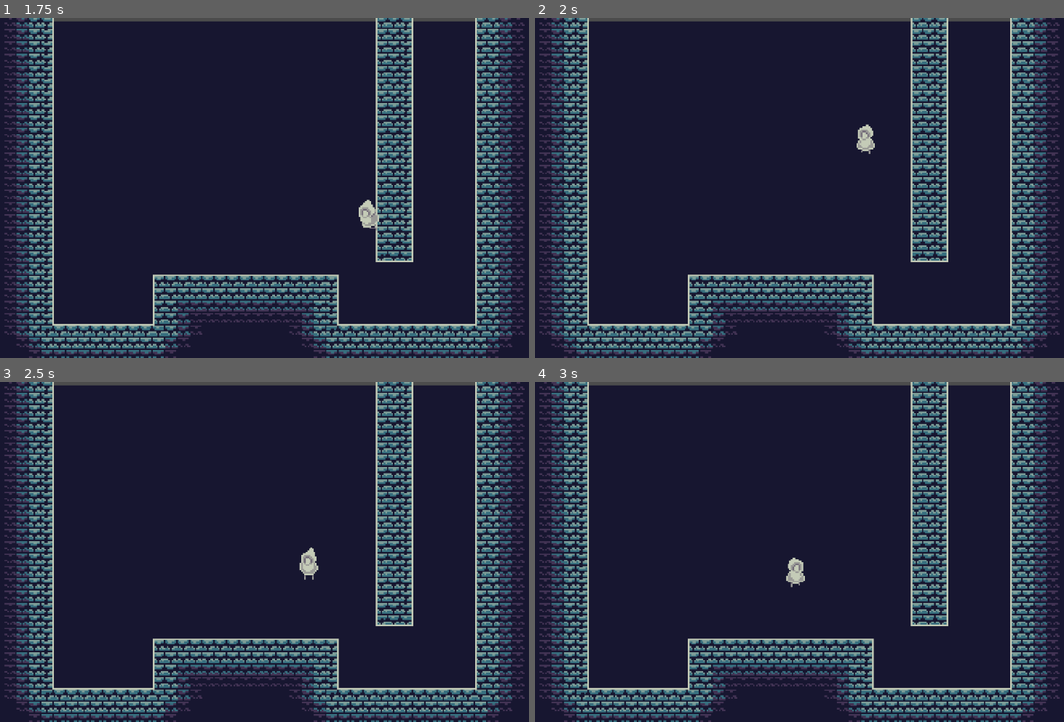
Above: before the commit, frames 1-4 (two rows, left to right).
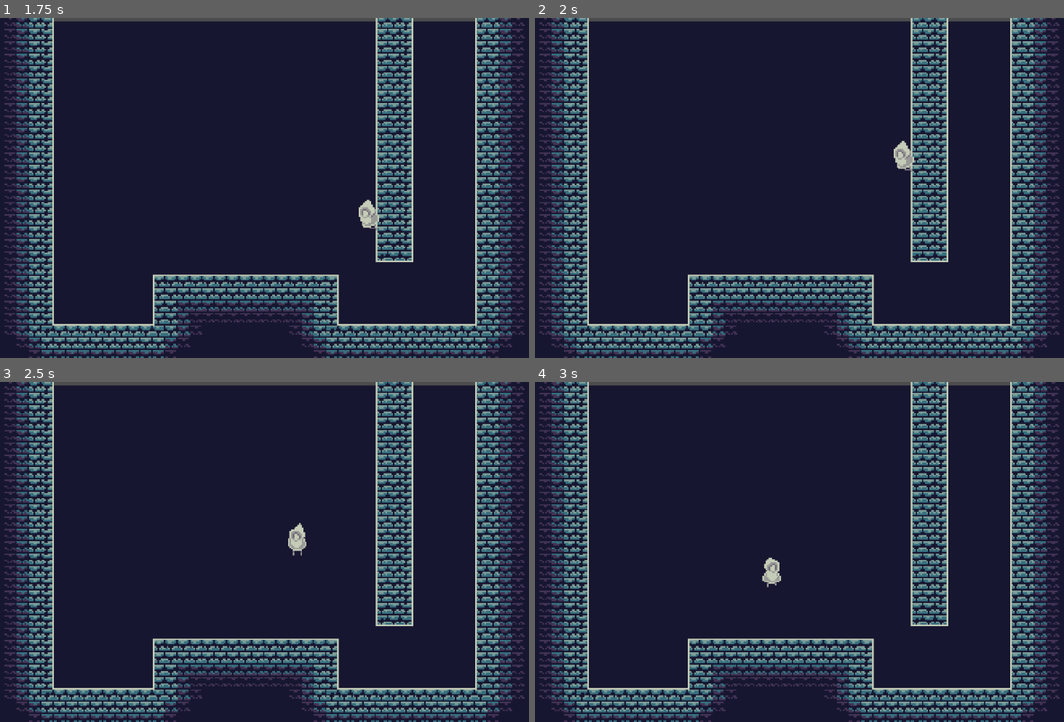
Above: after the commit, the same moments.

Repository: chrisjusto/WizardWoesComleteEdition
Game: Godot game, scene res://GameLevels/TestWorld.tscn
The game is run twice, just before and just after one commit, with the same random seed, the same clock (stepped at 60 frames per second) and the same inputs.
Inputs:
- Up to frame 1 (1.75 s): hold Space (jump) 0.53-1.28 s; hold D (right) from 0.53 s (still down); tap Space (jump) at 1.35, 1.52 s
- Up to frame 2 (2 s): keep holding D (right); tap Space (jump) at 1.82 s
- Up to frame 3 (2.5 s): release D (right) at 2.03 s; hold A (left) from 2.03 s (still down); hold Space (jump) from 2.03 s (still down)
- Up to frame 4 (3 s): release A (left) at 2.78 s; release Space (jump) at 2.78 s; hold D (right) from 2.78 s (still down); tap Space (jump) at 2.85 s

Frame 1 is identical in both runs. In frame 2, 0.4% of the frame differs, in the area x 60-72%, y 31-46%; in frame 3, 0.4%; in frame 4, 0.4%.

Commit message:
Updated Wallhop

Diff:
--- a/Game/Wizard/Scripts/Player.gd
+++ b/Game/Wizard/Scripts/Player.gd
@@ -7,8 +7,8 @@
 const maxspeed = 100
 const jump = [450,400,350,320,290,250,200,150]
 const jumpend = 150
-const walljumpvelocityX = [300,290,245,220,220,200,200,0]
-const walljumpvelocityY = [500,450,400,320,290,250,200,150]
+const walljumpvelocityX = [200,100,50,75,220,200,200,0]
+const walljumpvelocityY = [450,375,250,150,290,250,200,150]
 #variables
 var motion = Vector2()
 var isright = true
@@ -19,10 +19,10 @@
 var wallslideinterval = 0
 var iswalljumping = false
 var walljumpincrement = 0
-var walljumpjustended = false
+var lockmovement = false
 onready var wallcheck = get_node("WallCheck")
 
-#Function to move the player left or right
+#Movement
 func Move(MaxSpeed, IsRight, Anim):
 	if is_on_floor():
 		isonwall = false
@@ -31,18 +31,15 @@
 		$AnimationPlayer.play(Anim)
 	else:
 		if iswalljumping == false:
-			if isonwall == false:
-				if walljumpjustended == true:
-					motion.x = lerp(motion.x,MaxSpeed,0.7)
-					isright = IsRight
-					$AnimationPlayer.play(Anim)
-					walljumpjustended = false
-				else:
-					motion.x = lerp(motion.x,MaxSpeed,0.05)
-					isright = IsRight
-					$AnimationPlayer.play(Anim)
-
-#Functionto rotate the player sprite
+			motion.x = lerp(motion.x,MaxSpeed,0.05)
+			isright = IsRight
+			$AnimationPlayer.play(Anim)
+		else:
+			if lockmovement == false:
+				motion.x = lerp(motion.x, MaxSpeed, .75)
+				isright=IsRight
+				$AnimationPlayer.play(Anim)
+#Animation Stuff
 func RotateSprite (Direction):
 	if Direction == true:
 		$Sprite.scale.x = 1
@@ -52,36 +49,57 @@
 		$Sprite.scale.x = -1
 		wallcheck.scale.x= -1
 		isright = false
-
-#Function to call *Jump*
+func AirAnimation():
+	if motion.y > 0:
+		$AnimationPlayer.play("FallIdle")
+	else:
+		$AnimationPlayer.play("JumpIdle")
+#Jump stuff
 func JumpInput():
 	motion.y = -jump[0]
 	jumpincrement = jumpincrement + 1
 	canjump = true
-
-#Function while activly jumping
 func Jump ():
 	if jumpincrement < 8:
 		motion.y = -jump[jumpincrement]
 		jumpincrement = jumpincrement + 1
 	else:
 		JumpEnd()
-
 func JumpEnd():
 		motion.y = -jumpend
 		canjump = false
 		jumpincrement = 0
-
+#Walljump Shit
 func WallslideGravity():
 	motion.y = (activegravity/5)+wallslideinterval
 	wallslideinterval = wallslideinterval + 2
 func WallCheck ():
 	if wallcheck.is_colliding():
-		isonwall = true
-		$AnimationPlayer.play("WallSlide")
-		if motion.y > 0:
-			if Input.is_action_just_pressed("jump"):
-				WallJumpInput(isright)
+		if iswalljumping == false:
+			if isright == true:
+				if Input.is_action_pressed("right"):
+					isonwall = true
+					$AnimationPlayer.play("WallSlide")
+					if motion.y > 0:
+						if Input.is_action_just_pressed("jump"):
+							WallJumpInput(isright)
+							isonwall = false
+				else:
+					activegravity=gravity
+					isonwall = false
+			else:
+				if Input.is_action_pressed("left"):
+					isonwall = true
+					$AnimationPlayer.play("WallSlide")
+					if motion.y > 0:
+						if Input.is_action_just_pressed("jump"):
+							WallJumpInput(isright)
+				else:
+					activegravity=gravity
+					isonwall = false
+		else:
+			activegravity=gravity
+			isonwall = false
 	else:
 		activegravity=gravity
 		isonwall = false
@@ -89,39 +107,36 @@
 	if Direction == true:
 		motion.x = walljumpvelocityX[0]
 		motion.y = -walljumpvelocityY[0]
-		RotateSprite(false)
 	else:
 		motion.x = -walljumpvelocityX[0]
 		motion.y = -walljumpvelocityY[0]
-		RotateSprite(true)
 	iswalljumping = true
 func WallJump (Direction):
 	walljumpincrement = walljumpincrement + 1
-	if walljumpincrement < 5:
+	if walljumpincrement < 8:
 		if Direction == true:
-			motion.x = walljumpvelocityX[walljumpincrement]
+			if walljumpincrement < 3:
+				lockmovement = true
+				motion.x = walljumpvelocityX[walljumpincrement]
+			else:
+				lockmovement = false
 			motion.y = -walljumpvelocityY[walljumpincrement]
 		else:
-			motion.x = -walljumpvelocityX[walljumpincrement]
+			if walljumpincrement < 3:
+				motion.x = -walljumpvelocityX[walljumpincrement]
+				lockmovement = true
+			else:
+				lockmovement = false
 			motion.y = -walljumpvelocityY[walljumpincrement]
 	else:
 		iswalljumping = false
 		walljumpincrement = 0
-		walljumpjustended = true
-
+#gravity shit
 func Gravity ():
 	#wallslide gravity or regular gravity
 	if isonwall == true:
-		if isright == true:
-			if Input.is_action_pressed("right"):
-				WallslideGravity()
-			else:
-				motion.y += activegravity
-		else:
-			if Input.is_action_pressed("left"):
-				WallslideGravity()
-			else:
-				motion.y += activegravity
+		motion.y = (activegravity/5)+wallslideinterval
+		wallslideinterval = wallslideinterval + 2
 	else:
 		motion.y += activegravity
 		wallslideinterval = 0
@@ -129,11 +144,7 @@
 	if motion.y > maxfallspeed:
 		motion.y = maxfallspeed
 
-func AirAnimation():
-	if motion.y > 0:
-		$AnimationPlayer.play("FallIdle")
-	else:
-		$AnimationPlayer.play("JumpIdle")
+
 
 
 ####################BEGIN PLAY#############################
@@ -158,8 +169,9 @@
 		else:
 			motion.x = lerp(motion.x,0,0.1)
 
+	RotateSprite(isright)
+
 	if is_on_floor():
-		RotateSprite(isright)
 		motion.x = clamp(motion.x,-maxspeed,maxspeed)
 		if Input.is_action_just_pressed("jump"):
 			JumpInput()
